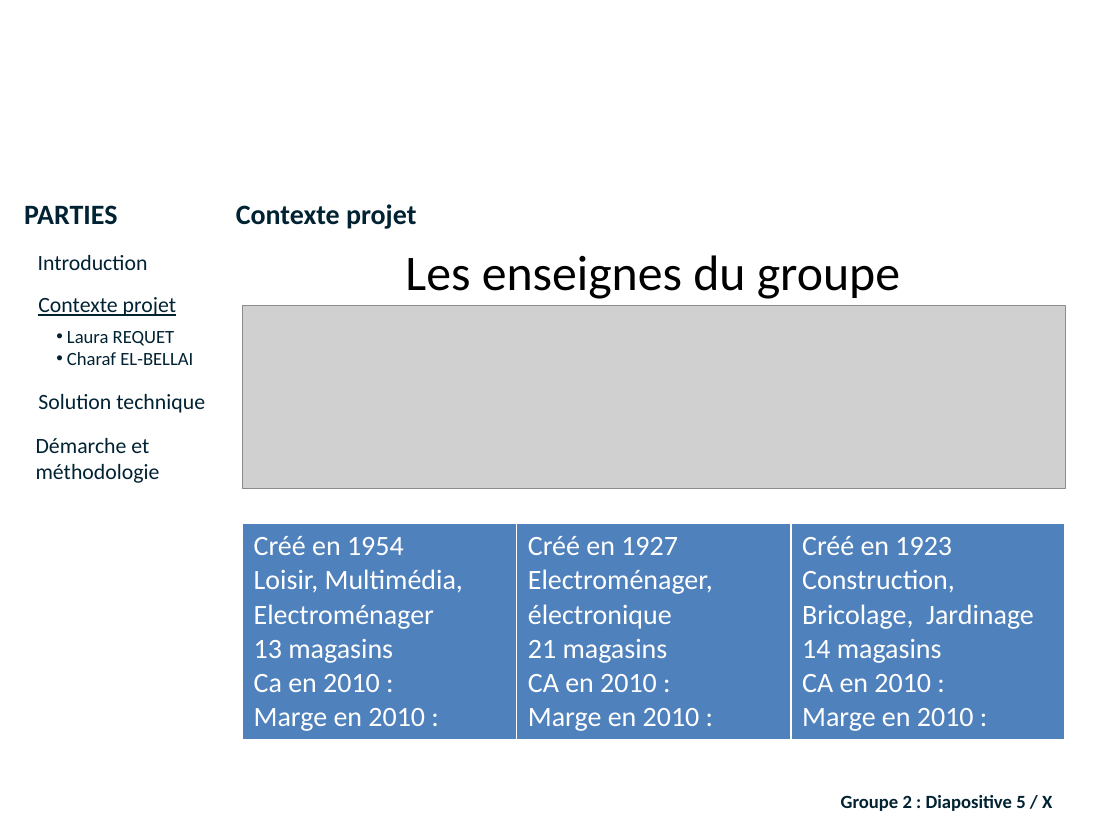
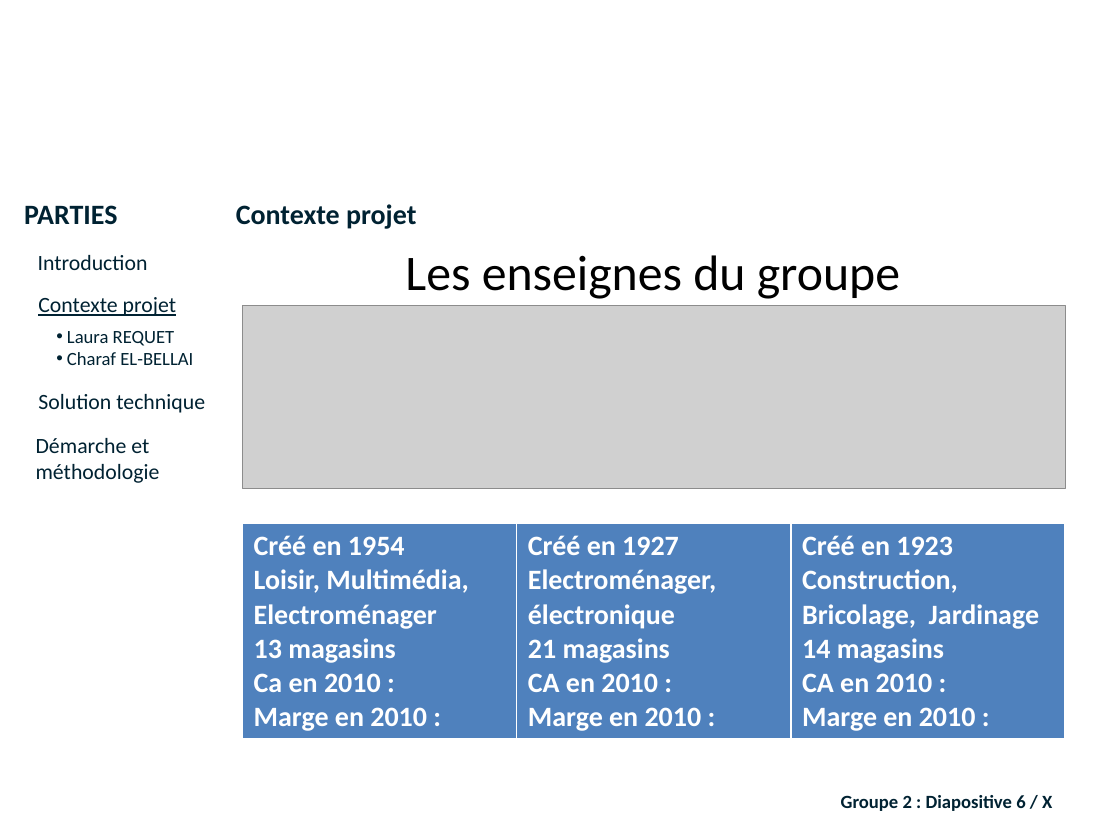
Before and after one commit to lobtec/dartiesgroupe2, a slide deck: slide 6 of PROJET/Soutenance Finale/Présentation finale.pptx (slide 5 before the commit). Drawn at 1120x840 pixels with LibreOffice and Linux fonts; fonts in the diff are those of the drawing; grey boxes stand for pictures; background and template pictures are left out. Boxes give left, top, right and bottom in pixels: in the first picture for what was removed or moved away, otherwise in the second. Text is boxed around its words. In the diff, an @@ line names an element or a change of style, - is before the commit and + after.

```diff
--- a/PROJET/Soutenance Finale/Présentation finale.pptx
+++ b/PROJET/Soutenance Finale/Présentation finale.pptx
@@ table at (243,523,1066,736) @@
@@ bold on @@
@@ text at (841,795,1052,811): text changed @@
-Groupe 2 : Diapositive 5 / X
+Groupe 2 : Diapositive 6 / X
```
Also in this commit, not shown: 12 other slides changed, 48 slides added, 2 slides removed.
